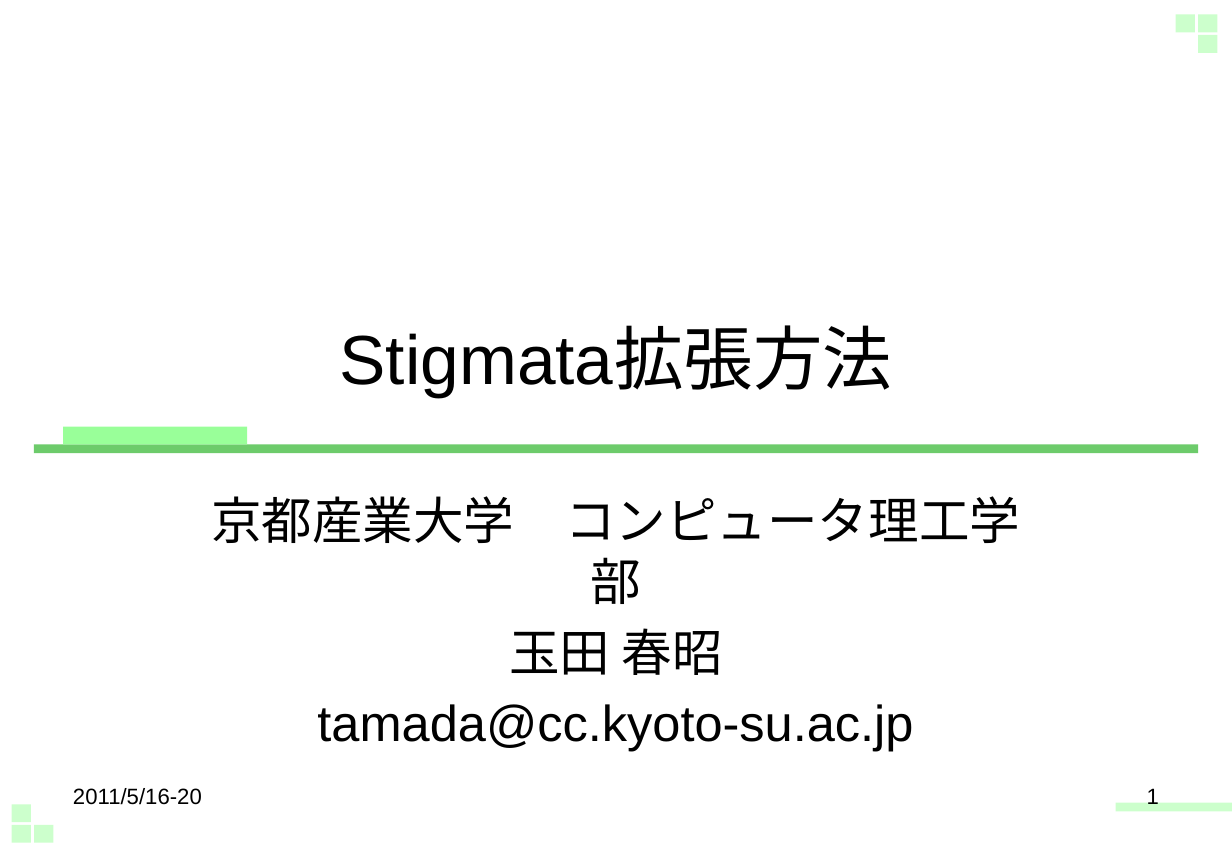
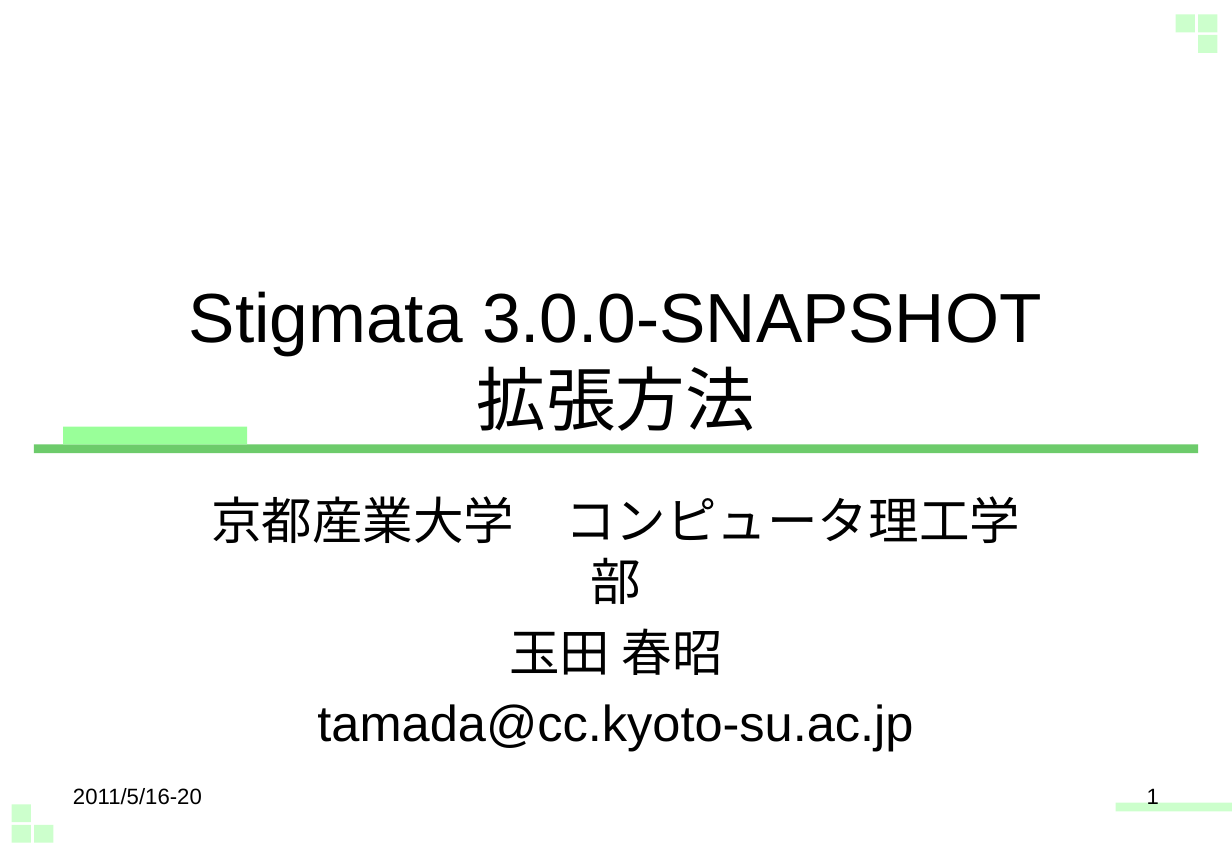
Before and after one commit to zz-fork-repository/jp-stigmata-core, a slide deck: slide 1 of src/docs/extends_stigmata.pptx. Drawn at 1232x853 pixels with LibreOffice and Linux fonts; fonts in the diff are those of the drawing. Boxes give left, top, right and bottom in pixels: in the first picture for what was removed or moved away, otherwise in the second. Text is boxed around its words. In the diff, an @@ line names an element or a change of style, - is before the commit and + after.

```diff
--- a/src/docs/extends_stigmata.pptx
+++ b/src/docs/extends_stigmata.pptx
@@ title at <box>189,291,1042,431</box>: text changed @@
-Stigmata拡張方法
+Stigmata 3.0.0-SNAPSHOT
+拡張方法
```
Also in this commit, not shown: 7 other slides changed, 3 slides added, 2 other files.
